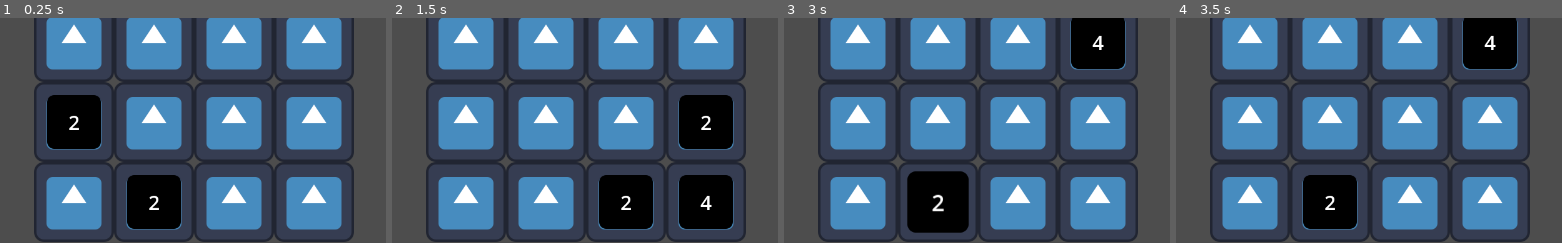
Above: before the commit, frames 1-4 (left to right).
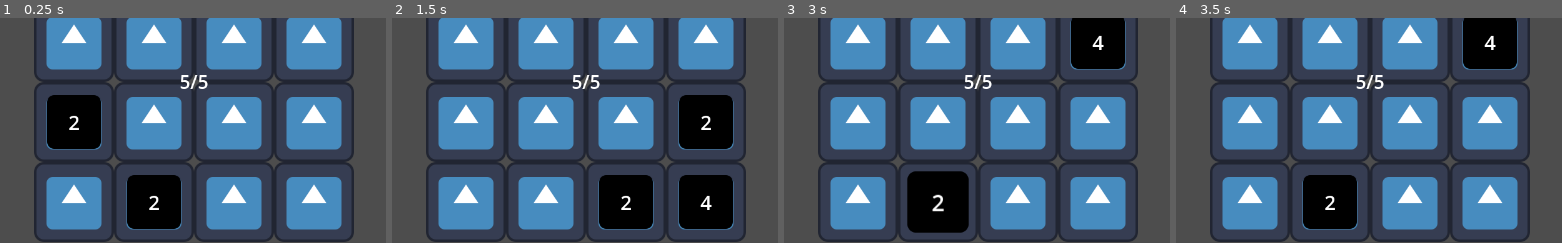
Above: after the commit, the same moments.

Repository: asa-kaya/2048TD
Game: Godot game, scene res://game.tscn
Same seed, same stepped clock (60 frames per second), same inputs: the game is played once before the commit and once after it. The engine's default icon, where the game draws it, is replaced by a stand-in: a white triangle on a blue panel in a dark square.
Inputs:
- Up to frame 1 (0.25 s): no input
- Up to frame 2 (1.5 s): tap Enter at 0.5 s; hold D (shift_right) 0.53-1.28 s; tap Space at 1.25 s; hold S (shift_down) from 1.28 s (still down)
- Up to frame 3 (3 s): release S (shift_down) at 2.03 s; hold D (shift_right) 2.03-2.78 s; tap Enter at 2.75 s; hold W (shift_up) from 2.78 s (still down)
- Up to frame 4 (3.5 s): keep holding W (shift_up)
The pictures show only the part of the screen within x 27-77%, y 36-86%; the shares and areas given below are measured in that part.

The runs differ from the first frame. In frame 1, 0.2% of the frame differs, in the area x 46-54%, y 25-32%; in frame 2, 0.2%; in frame 3, 0.2%; in frame 4, 0.2%.

Commit message:
added health UI to ObjectivePoint

Diff:
--- a/player/objective_point.gd
+++ b/player/objective_point.gd
@@ -4,8 +4,9 @@
 @export var max_hp: int
 
 @onready var area: Area2D = $Area2D
+@onready var hp_label: RichTextLabel = $HPLabel
 
-var current_hp: int
+var current_hp: int = 1 : set = _set_current_hp
 
 signal hp_depleted
 
@@ -19,7 +20,11 @@
 
 func take_damage(value: int):
 	current_hp -= value
-	print("took %d damage (HP = %d/%d)" % [value, current_hp, max_hp])
+
+func _set_current_hp(value: int):
+	current_hp = value
+	hp_label.text = "[center]%d/%d[/center]" % [current_hp, max_hp]
+
 	if current_hp <= 0:
 		hp_depleted.emit()
 
--- a/player/objective_point.tscn
+++ b/player/objective_point.tscn
@@ -12,3 +12,20 @@
 
 [node name="CollisionShape2D" type="CollisionShape2D" parent="Area2D"]
 shape = SubResource("CircleShape2D_ggfbr")
+
+[node name="HPLabel" type="RichTextLabel" parent="."]
+anchors_preset = 8
+anchor_left = 0.5
+anchor_top = 0.5
+anchor_right = 0.5
+anchor_bottom = 0.5
+offset_left = -50.0
+offset_top = -22.5
+offset_right = 50.0
+offset_bottom = 22.5
+grow_horizontal = 2
+grow_vertical = 2
+theme_override_font_sizes/normal_font_size = 30
+bbcode_enabled = true
+text = "[center]1"
+autowrap_mode = 0
